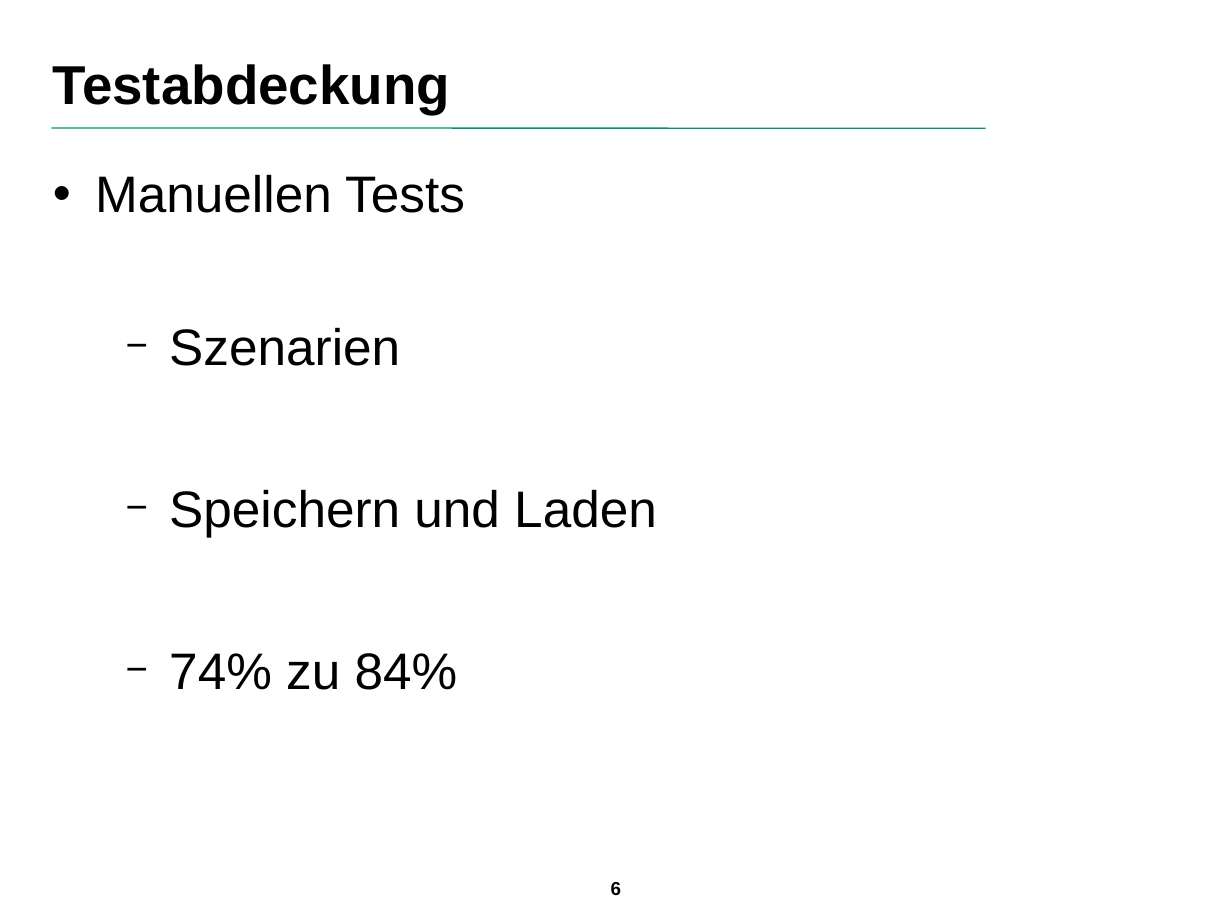
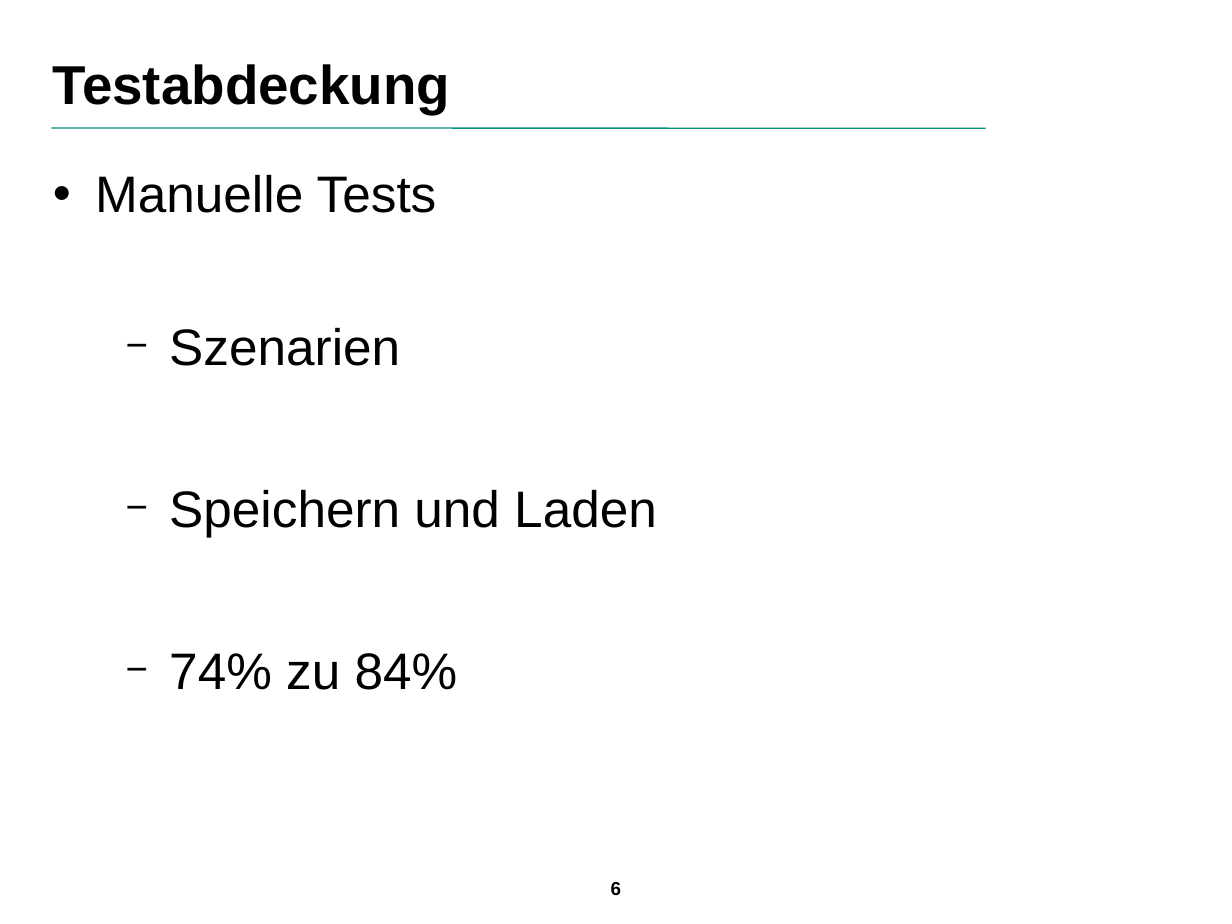
Before and after one commit to SuppenGeist/pse-ws1516-videoencoder-ta, a slide deck: slide 6 of Qualitätssicherung/Präsentation/Praesentation.odp. Drawn at 1232x924 pixels with LibreOffice and Linux fonts; fonts in the diff are those of the drawing; background and template pictures are left out. Boxes give left, top, right and bottom in pixels: in the first picture for what was removed or moved away, otherwise in the second. Text is boxed around its words. In the diff, an @@ line names an element or a change of style, - is before the commit and + after.

```diff
--- a/Qualitätssicherung/Präsentation/Praesentation.odp
+++ b/Qualitätssicherung/Präsentation/Praesentation.odp
@@ text at box(95, 174, 437, 213): text changed @@
-• Manuellen Tests
+• Manuelle Tests
```
Also in this commit, not shown: 2 other slides changed, 1 slide added, 1 slide removed, 2 other files.
